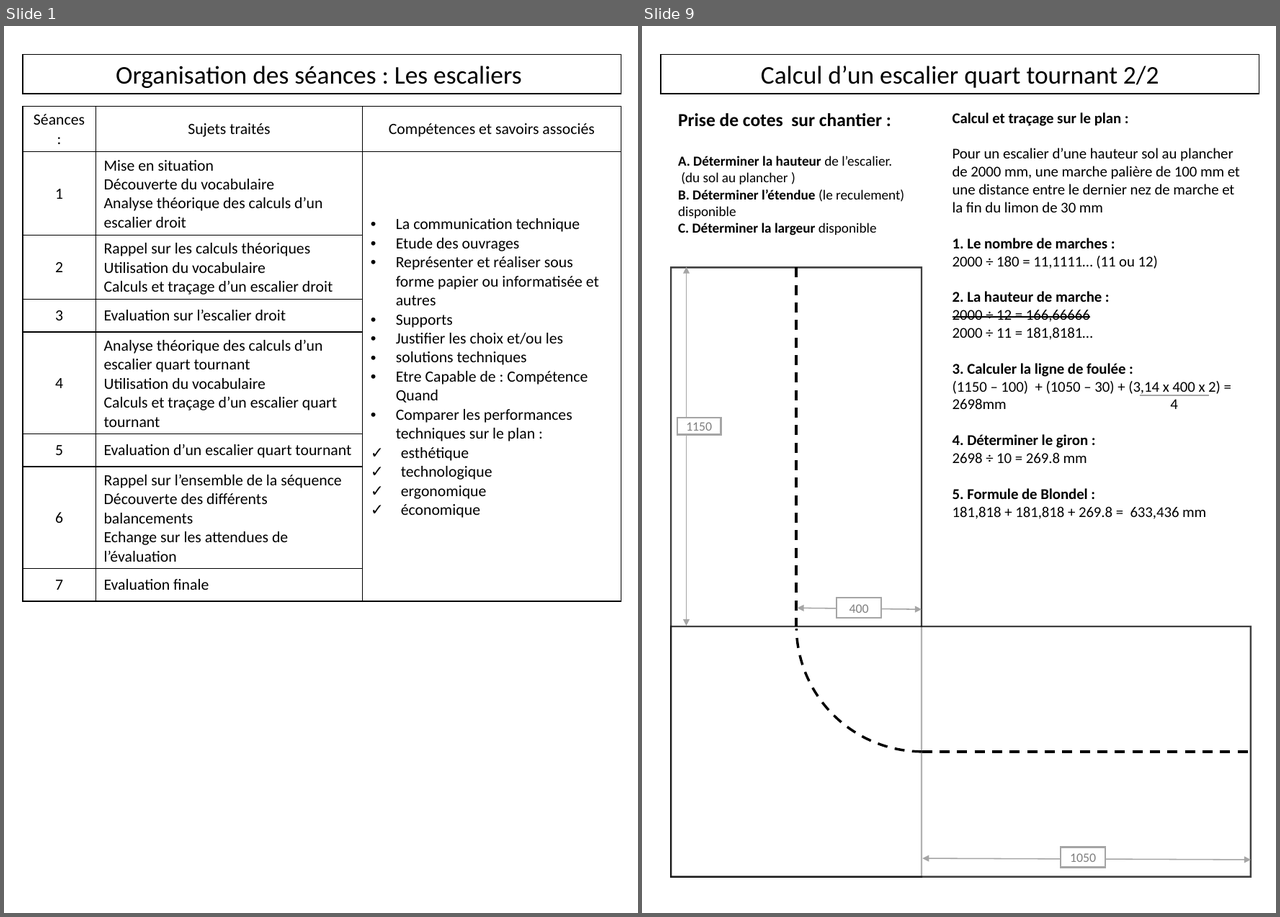
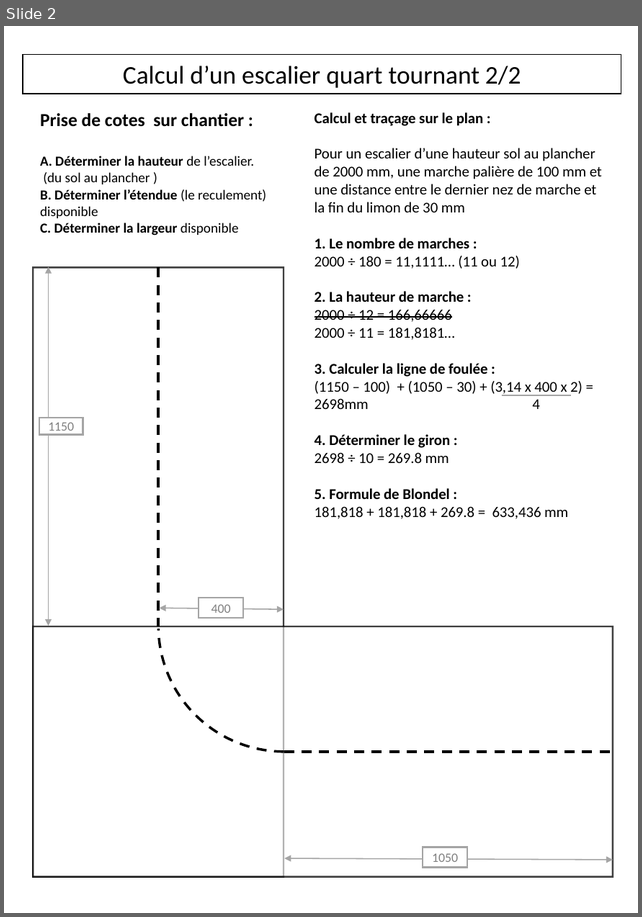
Before and after one commit to kduchevreuil/Cours-Menuiserie, a slide deck: escaliers.pptx. Shown side by side, each under a label of ours: slides 1 and 9 before the commit, slide 2 after it; the slides between them are not shown. The pictures are 1280x917 and 642x917 pixels, drawn with LibreOffice and Linux fonts; fonts in the diff are those of the drawing. Boxes give left, top, right and bottom in pixels: in the first picture for what was removed or moved away, otherwise in the second. Text is boxed around its words. In the diff, an @@ line names an element or a change of style, - is before the commit and + after.

```diff
--- a/escaliers.pptx
+++ b/escaliers.pptx
@@ slide 1 removed at <box>4,26,638,913</box>, background #FFFFFF @@
@@ rectangle removed at <box>23,54,621,94</box> @@
-Organisation des séances : Les escaliers
@@ table removed at <box>23,107,621,601</box>, 8 rows, 3 columns @@
-Séances : | Sujets traités | Compétences et savoirs associés
-1 | Mise en situation / Découverte du vocabulaire / Analyse théorique des calculs d’un escalier droit | La communication technique / Etude des ouvrages / Représenter et réaliser sous forme papier ou informatisée et autres / Supports / Justifier les choix et/ou les / solutions techniques / Etre Capable de : Compétence Quand / Comparer les performances techniques sur le plan : / esthétique / technologique / ergonomique / économique
-2 | Rappel sur les calculs théoriques / Utilisation du vocabulaire / Calculs et traçage d’un escalier droit | 
-3 | Evaluation sur l’escalier droit | 
-4 | Analyse théorique des calculs d’un escalier quart tournant / Utilisation du vocabulaire / Calculs et traçage d’un escalier quart tournant | 
-5 | Evaluation d’un escalier quart tournant | 
-6 | Rappel sur l’ensemble de la séquence / Découverte des différents balancements / Echange sur les attendues de l’évaluation | 
-7 | Evaluation finale | 
@@ what was slide 9 is now slide 2 @@
```
Also in this commit, not shown: 2 slides changed, 6 other slides removed, 2 other files.
